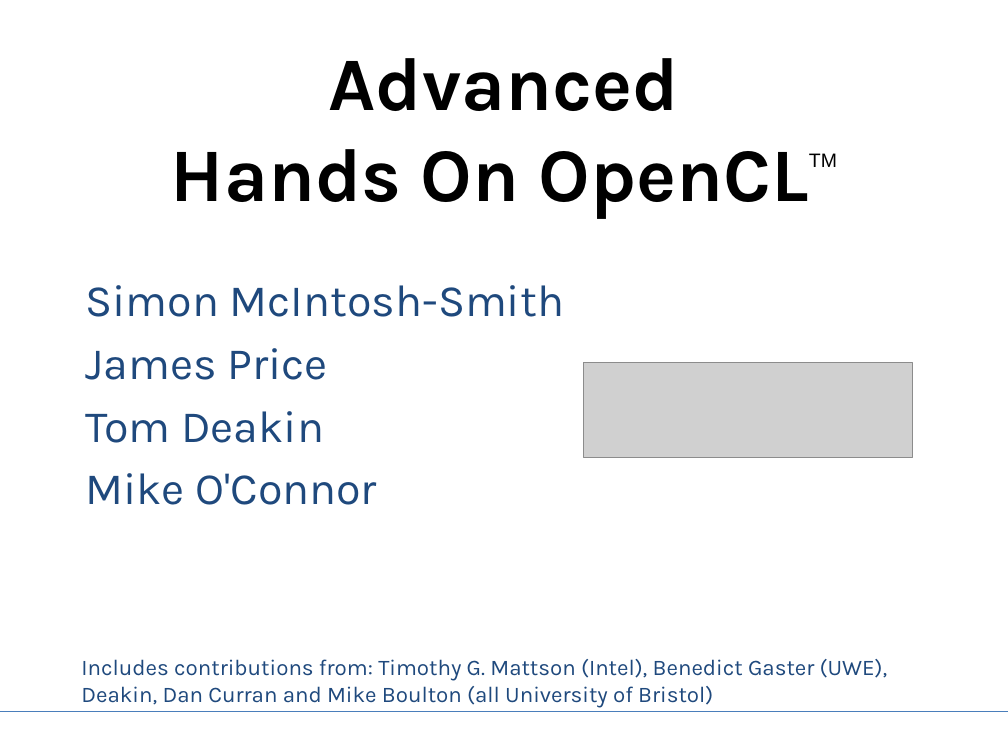
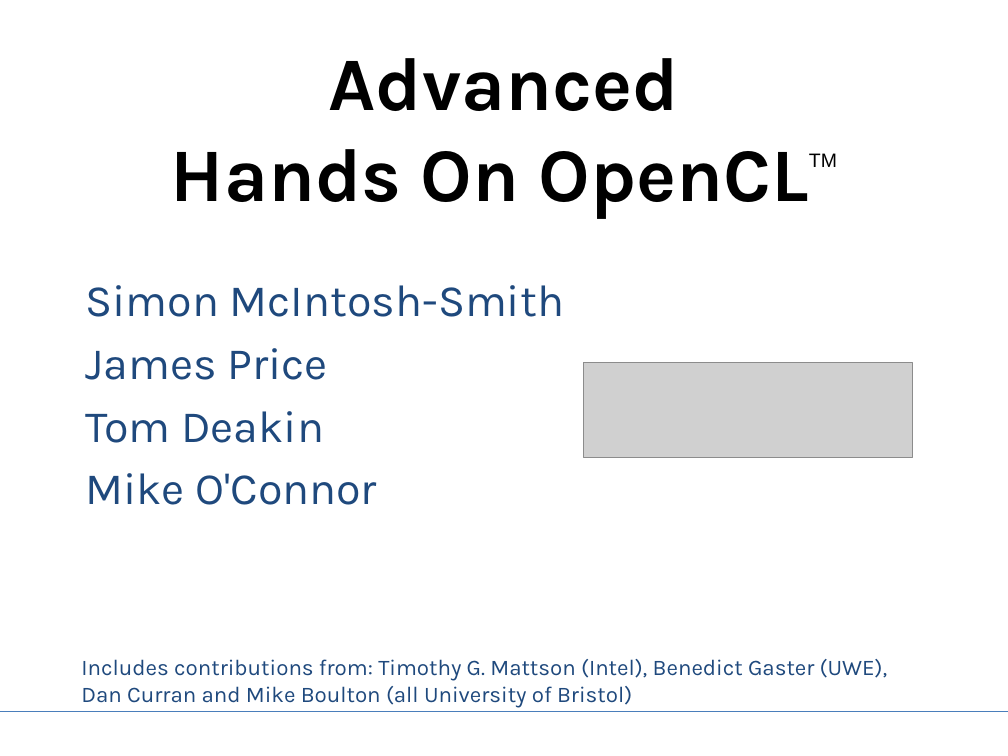
Before and after one commit to UoB-HPC/opencl-training-code, a slide deck: slide 1 of slides/advanced_intro.pptx. Drawn at 1008x756 pixels with LibreOffice and Linux fonts; fonts in the diff are those of the drawing; grey boxes stand for pictures. Boxes give left, top, right and bottom in pixels: in the first picture for what was removed or moved away, otherwise in the second. Text is boxed around its words. In the diff, an @@ line names an element or a change of style, - is before the commit and + after.

Commit message:
Fix typo on Title slide

```diff
--- a/slides/advanced_intro.pptx
+++ b/slides/advanced_intro.pptx
@@ text at (81,686,632,708): text changed @@
-Deakin, Dan Curran and Mike Boulton (all University of Bristol)
+Dan Curran and Mike Boulton (all University of Bristol)
```
Also in this commit, not shown: 1 other slide changed.
